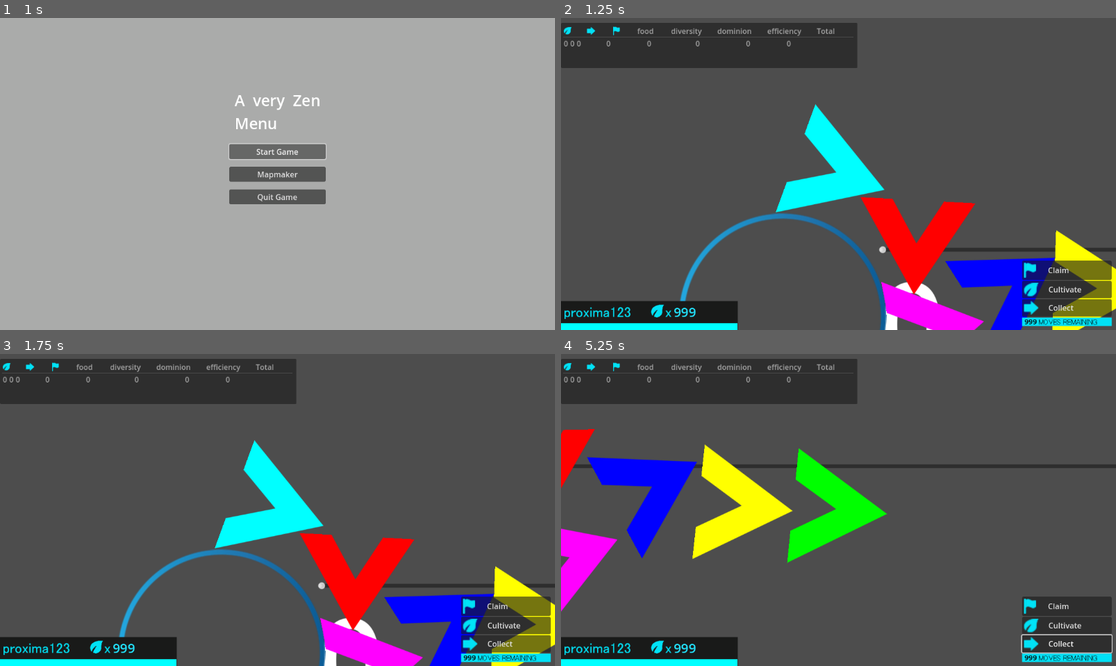
Above: before the commit, frames 1-4 (two rows, left to right).
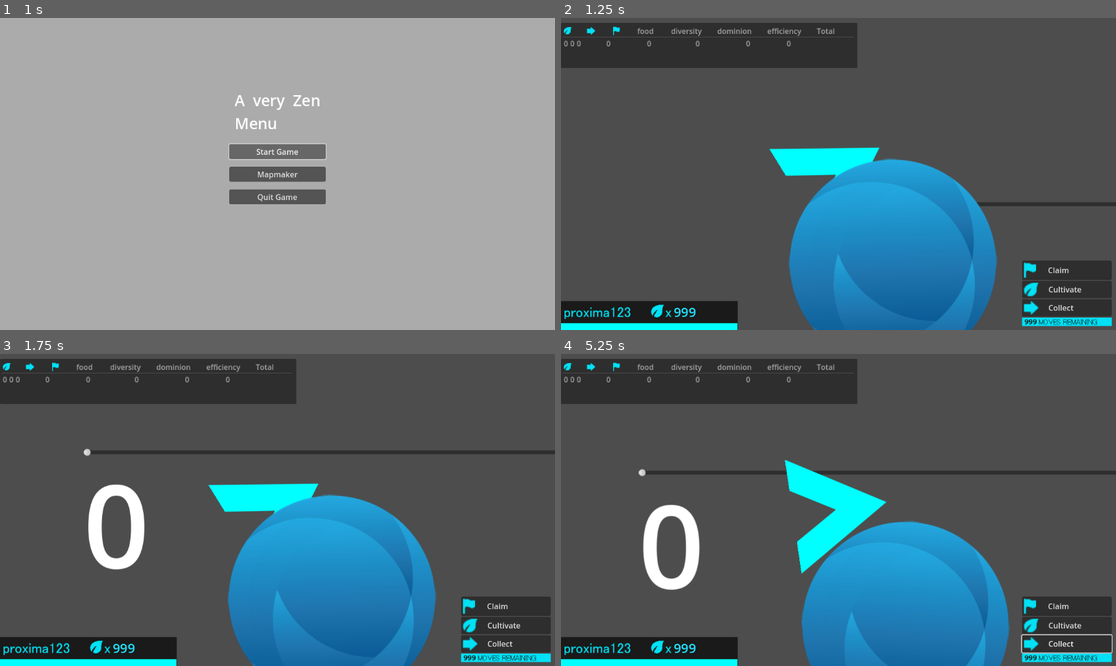
Above: after the commit, the same moments.

Repository: phyto99/Centauri
Game: Godot game, scene res://menu.tscn
The game is run twice, just before and just after one commit, with the same random seed, the same clock (stepped at 60 frames per second) and the same inputs. Sound files missing from this copy of the repository are replaced by a short silence.
Inputs (mouse positions are in pixels of both pictures, inside the frame that each line leads up to):
- Up to frame 1 (1 s): click "Start Game" at 0.5 s
- Up to frame 2 (1.25 s): no input
- Up to frame 3 (1.75 s): tap Enter at 1.25 s; drag from (222, 653) to (333, 441) at 1.27 s
- Up to frame 4 (5.25 s): click "Claim" at 2 s; click "Cultivate" at 2.75 s; click "Collect" at 3.5 s; tap Space (thrust) at 4.25 s; drag from (727, 525) to (810, 572) at 4.27 s; move the mouse to (894, 441) at 5.02 s; hold D (rotate_right) from 5.03 s (still down); tap 3 (collect) at 5.1 s; click (894, 441) at 5.17 s

Frame 1 is identical in both runs. In frame 2, 24% of the frame differs, in the area x 21-100%, y 27-100%; in frame 3, 26%; in frame 4, 27%, in the area x 0-100%, y 24-100%.

Commit message:
feat: ship-planet physics, surface landing, random planets
Physics (1A):
- Planets: layer 2 / mask 2 — collide with planets only
- Ships: layer 1 / mask 1, gravity_scale=0 — float freely, pass through planets
- Each planet grows an Area2D (mask=1) that fires land_on_planet on ship entry

Landing (2A):
- land_on_planet(): snaps ship to surface, matches planet velocity, enters ATTACHED
- ATTACHED _physics_process: maintains surface position each frame
- Orbital movement: left/right slides ship around planet circumference
- Launch: inherit planet linear_velocity + thrust

Sprites:
- Default planet sprite: sapphire.svg; hover: sapphire-open.svg
- Sun: no sprite swap, no tooltip

Game scene:
- 6 procedurally placed planets (random angle, dist 500-1000, size 7-60)
- Players spawn equally spaced on sun surface, face outward
- main.gd reduced to ~30 lines

Co-Authored-By: Claude Sonnet 4.6 <noreply@anthropic.com>

Diff:
--- a/PlanetBuilder.gd
+++ b/PlanetBuilder.gd
@@ -63,8 +63,14 @@
 	add_to_group("planets")
 	planet_name = _generate_planet_name()
 	input_pickable = true
-	mouse_entered.connect(func(): emit_signal("planet_hovered", self))
-	mouse_exited.connect(func(): emit_signal("planet_unhovered"))
+	mouse_entered.connect(func():
+		emit_signal("planet_hovered", self)
+		if not is_sun:
+			outline_sprite.texture = _TEX_HOVER)
+	mouse_exited.connect(func():
+		emit_signal("planet_unhovered")
+		if not is_sun:
+			outline_sprite.texture = _TEX_DEFAULT)
 	position = starting_position
 	setup_collision_and_outline()
 	set_team_color(team_id)
@@ -72,8 +78,25 @@
 	center_position = Vector2.ZERO
 	calculate_hex_order()
 	generate_grid()
+	_setup_surface_area()
 	if is_sun:
 		_setup_as_sun()
+
+func _setup_surface_area() -> void:
+	surface_area = Area2D.new()
+	surface_area.collision_layer = 0
+	surface_area.collision_mask = 1   # detects ships on layer 1
+	var shape_node := CollisionShape2D.new()
+	var circle := CircleShape2D.new()
+	circle.radius = max(surface_radius, 32.0)
+	shape_node.shape = circle
+	surface_area.add_child(shape_node)
+	add_child(surface_area)
+	surface_area.body_entered.connect(_on_ship_entered)
+
+func _on_ship_entered(body: Node) -> void:
+	if body.is_in_group("players") and body.has_method("land_on_planet"):
+		body.land_on_planet(self)
 
 func _setup_as_sun() -> void:
 	add_to_group("sun_planet")
@@ -148,15 +171,19 @@
 			cell_data["stamp"].position = cell_data["pos"]
 
 var glow_sprite: Sprite2D
+var surface_area: Area2D
+var surface_radius: float = 0.0
+
+const _TEX_DEFAULT = preload("res://planet/sapphire.svg")
+const _TEX_HOVER   = preload("res://planet/sapphire-open.svg")
+
 func setup_collision_and_outline():
 	collision_shape = CollisionPolygon2D.new()
 	add_child(collision_shape)
 	outline_sprite = Sprite2D.new()
-	var texture = load("res://planet/sapphire-open.svg")
-	if texture:
-		outline_sprite.texture = texture
-		add_child(outline_sprite)
-		outline_sprite.z_index = 1
+	outline_sprite.texture = _TEX_DEFAULT
+	add_child(outline_sprite)
+	outline_sprite.z_index = 1
 
 	glow_sprite = Sprite2D.new()
 	var glow_texture = load("res://planet/glow.svg")
@@ -340,19 +367,19 @@
 		glow_sprite.visible = true
 
 func update_collision_shape(radius: float):
+	surface_radius = radius
 	var num_points = 32
 	var points = PackedVector2Array()
-
 	for i in range(num_points):
 		var angle = i * PI * 2 / num_points
-		var point = Vector2(
-			cos(angle) * radius,
-			sin(angle) * radius
-		)
-		points.append(point + center_position)
-
+		points.append(Vector2(cos(angle), sin(angle)) * radius + center_position)
 	points.append(points[0])
 	collision_shape.polygon = points
+	# Keep surface detection area in sync
+	if surface_area and surface_area.get_child_count() > 0:
+		var shape_node = surface_area.get_child(0)
+		if shape_node and shape_node.shape is CircleShape2D:
+			shape_node.shape.radius = radius
 
 func on_slider_value_changed(value: float):
 	current_size = int(value)
--- a/main.gd
+++ b/main.gd
@@ -2,43 +2,34 @@
 
 @export var player_scene: PackedScene
 @export var planet_scene: PackedScene
-
-@export var player1_position: Vector2 = Vector2(100, 100)
-@export var player2_position: Vector2 = Vector2(300, 100)
+@export var player_count: int = 5
 
 func _ready():
-	spawn_test_players()
+	spawn_random_planets()
+	spawn_players()
 
-func _sun_radius(sun: Node) -> float:
-	var poly = sun.collision_shape.polygon
-	if poly.size() > 0:
-		return poly[0].length()
-	return 300.0
+func spawn_players() -> void:
+	var sun = get_tree().get_nodes_in_group("sun_planet").front()
+	if not sun or not player_scene:
+		return
+	for i in range(player_count):
+		var angle := i * TAU / player_count - PI / 2
+		var p := player_scene.instantiate()
+		p.team_id = i
+		add_child(p)
+		p.global_position = sun.global_position + Vector2.from_angle(angle) * sun.surface_radius
+		p.call_deferred("land_on_planet", sun)
 
-func spawn_test_players():
-	var sun_list = get_tree().get_nodes_in_group("sun_planet")
-
-	# Configs: [team_id, color_id]
-	var configs = [[0, 1], [1, 2], [1, 3], [1, 4], [1, 5]]
-
-	if not sun_list.is_empty():
-		var sun: Node = sun_list[0]
-		var radius := _sun_radius(sun)
-		for i in range(configs.size()):
-			var angle := i * TAU / configs.size()
-			var dir := Vector2(cos(angle), sin(angle))
-			var player = player_scene.instantiate()
-			player.team_id = configs[i][0]
-			add_child(player)
-			player.global_position = sun.global_position + dir * radius
-			player.set_team_color(configs[i][1])
-			player.attach_to_planet(sun)
-	else:
-		# Fallback: hardcoded positions when no sun exists
-		for i in range(configs.size()):
-			var pos = player1_position if i == 0 else player2_position
-			var player = player_scene.instantiate()
-			player.team_id = configs[i][0]
-			player.global_position = pos
-			add_child(player)
-			player.set_team_color(configs[i][1])
+func spawn_random_planets() -> void:
+	if not planet_scene:
+		return
+	var rng := RandomNumberGenerator.new()
+	rng.randomize()
+	for i in range(6):
+		var angle := i * TAU / 6.0 + rng.randf_range(-0.4, 0.4)
+		var dist  := rng.randf_range(500.0, 1000.0)
+		var size  := rng.randi_range(7, 60)
+		var planet := planet_scene.instantiate()
+		planet.current_size = size
+		planet.position = Vector2.from_angle(angle) * dist
+		add_child(planet)
--- a/planet_tooltip.gd
+++ b/planet_tooltip.gd
@@ -179,6 +179,8 @@
 		_connect_planet(node)
 
 func _connect_planet(planet: Node) -> void:
+	if planet.get("is_sun"):
+		return
 	if not planet.has_signal("planet_hovered"):
 		return
 	if not planet.planet_hovered.is_connected(_on_planet_hovered):
--- a/player.gd
+++ b/player.gd
@@ -5,94 +5,86 @@
 @export var zoom_speed: float = 0.1
 @export var engine_power: float = 1000
 @export var spin_power: float = 40000
-@export var surface_movement_speed: float = 500
-@export var planet_gravity_multiplier: float = 1000.0
+@export var orbital_speed: float = 1.5  # rad/s when moving along surface
 @export var team_id: int = 0
 
-# Fuel system variables
 @export var max_fuel: float = 100.0
-@export var fuel_depletion_rate: float = 10.0  # How quickly fuel depletes when thrusting (units per second)
-@export var base_fuel_regen_rate: float = 2.0  # Base regeneration rate without food (units per second)
-@export var food_fuel_regen_boost: float = 5.0  # Additional regeneration from food (units per second)
-@export var food_to_fuel_ratio: float = 0.5  # How efficiently food converts to fuel (1.0 = 100% efficient)
+@export var fuel_depletion_rate: float = 10.0
+@export var base_fuel_regen_rate: float = 2.0
+@export var food_fuel_regen_boost: float = 5.0
+@export var food_to_fuel_ratio: float = 0.5
 
 @onready var camera = $Camera2D
 @onready var ship_sprite = $ShipSprite
 @onready var thrust_sprite = $ThrustSprite
-@onready var fuel_bar = $CanvasLayer/FuelBar  # Reference to the fuel indicator UI
+@onready var fuel_bar = $CanvasLayer/FuelBar
 
-var thrust = Vector2.ZERO
-var rotation_dir = 0
-var state = IDLE
-var attached_planet = null
-var surface_normal = Vector2.ZERO
-var original_gravity_scale = 1.0
+var thrust := Vector2.ZERO
+var rotation_dir := 0
+var state := IDLE
+var attached_planet: Node = null
+var surface_normal := Vector2.ZERO
 var current_fuel: float = 0.0
-var food_amount: float = 0.0  # Food storage for conversion to fuel
+var food_amount: float = 0.0
 
 var team_colors = [
-	Color(0, 1, 1, 1),  # Cyan
-	Color(1, 0, 1, 1),  # Magenta
-	Color(0, 1, 0, 1),  # Lime
-	Color(1, 1, 0, 1),  # Lime
-	Color(0, 0, 1, 1),  # Lime
-	Color(1, 0, 0, 1),  # Lime
-	Color(0, 0.5, 0, 1)  # Lime
+	Color(0, 1, 1, 1),
+	Color(1, 0, 1, 1),
+	Color(0, 1, 0, 1),
+	Color(1, 1, 0, 1),
+	Color(0, 0, 1, 1),
+	Color(1, 0, 0, 1),
+	Color(0, 0.5, 0, 1),
 ]
 
 func _ready():
 	thrust_sprite.visible = false
-	original_gravity_scale = gravity_scale
-	current_fuel = max_fuel  # Start with full fuel
-
-	# Set team color based on team_id
+	current_fuel = max_fuel
+	gravity_scale = 0.0         # ships float freely in space
+	collision_layer = 1         # ships are on layer 1
+	collision_mask = 1          # ships only collide with other ships / food
 	set_team_color(team_id)
 	add_to_group("players")
-
-	# Create fuel bar UI if it doesn't exist
-	if !is_instance_valid(fuel_bar):
-		var canvas_layer = CanvasLayer.new()
-		canvas_layer.name = "CanvasLayer"
-		add_child(canvas_layer)
-
-		var fuel_bar_rect = ColorRect.new()
-		fuel_bar_rect.name = "FuelBar"
-		fuel_bar_rect.color = Color(0, 0.8, 0, 1)  # Green fuel bar
-		fuel_bar_rect.size = Vector2(366, 14)
-		fuel_bar_rect.position = Vector2(0, get_viewport_rect().size.y - 14)
-		canvas_layer.add_child(fuel_bar_rect)
-
-		fuel_bar = fuel_bar_rect
-
-		print("Fuel bar created")
+	if not is_instance_valid(fuel_bar):
+		_create_fuel_bar()
 
 func set_team_color(id):
 	var material = ship_sprite.material
 	if material:
-		# Create a unique material instance for each ship
 		material = material.duplicate()
 		ship_sprite.material = material
+		material.set_shader_parameter("team_color", team_colors[id % team_colors.size()])
 
-		# Use modulo to handle cases where team_id is greater than the number of colors
-		var color_index = id % team_colors.size()
-		material.set_shader_parameter("team_color", team_colors[color_index])
+func land_on_planet(planet: Node) -> void:
+	if state == ATTACHED:
+		return
+	attached_planet = planet
+	surface_normal = (global_position - planet.global_position).normalized()
+	if surface_normal == Vector2.ZERO:
+		surface_normal = Vector2.UP
+	global_position = planet.global_position + surface_normal * planet.surface_radius
+	global_rotation = surface_normal.angle() + PI / 2
+	linear_velocity = planet.linear_velocity
+	change_state(ATTACHED)
+
+func detach_from_planet() -> void:
+	var planet_vel = attached_planet.linear_velocity if attached_planet else Vector2.ZERO
+	attached_planet = null
+	surface_normal = Vector2.ZERO
+	linear_velocity = planet_vel
+	change_state(MOVING)
 
 func change_state(new_state):
 	if state == new_state:
 		return
 	match new_state:
 		IDLE:
-			$CollisionPolygon2D.set_deferred("disabled", false)
 			thrust_sprite.visible = false
 		MOVING:
-			$CollisionPolygon2D.set_deferred("disabled", false)
 			thrust_sprite.visible = true
 		STUNNED:
-			$CollisionPolygon2D.set_deferred("disabled", false)
 			thrust_sprite.visible = false
 		ATTACHED:
-			# Keep collision enabled when attached to planet surface
-			$CollisionPolygon2D.set_deferred("disabled", false)
 			thrust_sprite.visible = false
 	state = new_state
 
@@ -104,152 +96,90 @@
 			elif event.button_index == MOUSE_BUTTON_WHEEL_DOWN:
 				camera.zoom *= (1 - zoom_speed)
 
-func get_input():
+func get_input(delta: float):
 	thrust = Vector2.ZERO
 	rotation_dir = 0
 
-	# If attached to a planet
 	if state == ATTACHED and attached_planet:
-		# Allow rotation on the planet surface
+		# Orbital movement: left/right slides along planet surface
+		var orbit = Input.get_axis("move_left", "move_right")
+		if orbit != 0.0:
+			var angle = surface_normal.angle() + orbit * orbital_speed * delta
+			surface_normal = Vector2.from_angle(angle)
+
+		# Rotate ship sprite independently
 		rotation_dir = Input.get_axis("rotate_left", "rotate_right")
 
-		# Surface movement perpendicular to surface normal
-		var surface_movement = Vector2.ZERO
-		if Input.is_action_pressed("move_left"):
-			surface_movement = -surface_normal.rotated(PI/2) * surface_movement_speed
-		elif Input.is_action_pressed("move_right"):
-			surface_movement = surface_normal.rotated(PI/2) * surface_movement_speed
-
-		# When thrusting while attached to planet, disable planet collision
+		# Launch
 		if Input.is_action_pressed("thrust") and has_fuel():
-			# Disable the planet's collision shape
-			if attached_planet.has_method("disable_collision"):
-				attached_planet.disable_collision()
-			else:
-				# Fallback if the planet doesn't have the method
-				var collision_shapes = attached_planet.get_children()
-				for shape in collision_shapes:
-					if shape is CollisionShape2D or shape is CollisionPolygon2D:
-						shape.set_deferred("disabled", true)
-
-			# Start thrusting to pass through the planet
+			detach_from_planet()
 			thrust = transform.x * engine_power
-			change_state(MOVING)
 			return
 
-		# Apply surface movement
-		linear_velocity = surface_movement
+		# No constant force while attached
 		return
 
-	# Regular ship controls when not attached
 	if Input.is_action_pressed("thrust") and has_fuel():
 		thrust = transform.x * engine_power
 		change_state(MOVING)
 	else:
 		change_state(IDLE)
-
 	rotation_dir = Input.get_axis("rotate_left", "rotate_right")
 
 func has_fuel() -> bool:
 	return current_fuel > 0
 
 func update_fuel(delta):
-	# Deplete fuel when thrusting
 	if thrust.length() > 0:
 		current_fuel -= fuel_depletion_rate * delta
-		current_fuel = max(0, current_fuel)  # Ensure fuel doesn't go negative
+		current_fuel = max(0, current_fuel)
 	else:
-		# Always regenerate fuel at base rate when not thrusting
-		var regen_amount = base_fuel_regen_rate * delta
-
-		# Add boost from food if available
+		var regen = base_fuel_regen_rate * delta
 		if food_amount > 0:
-			# Calculate how much food to use this frame
 			var food_used = min(food_amount, delta)
 			food_amount -= food_used
-
-			# Add boosted regeneration from food
-			regen_amount += food_used * food_to_fuel_ratio * food_fuel_regen_boost
-
-			# Debug output
-			# print("Food used: ", food_used, " Food left: ", food_amount)
-
-		# Apply regeneration
-		current_fuel += regen_amount
-		current_fuel = min(current_fuel, max_fuel)  # Cap at maximum
-
-		# Debug output for regeneration
-		# print("Regenerated: ", regen_amount, " Current fuel: ", current_fuel)
-
-	# Update fuel bar visual
+			regen += food_used * food_to_fuel_ratio * food_fuel_regen_boost
+		current_fuel = min(current_fuel + regen, max_fuel)
 	update_fuel_bar()
 
 func update_fuel_bar():
 	if is_instance_valid(fuel_bar):
-		var fuel_percent = current_fuel / max_fuel
-		fuel_bar.size.x = 366 * fuel_percent  # Base width is 200
+		fuel_bar.size.x = 366 * (current_fuel / max_fuel)
 		fuel_bar.color = Color(0, 1, 1, 1)
-	else:
-		# If fuel bar somehow got deleted, recreate it
-		print("Fuel bar not found, recreating")
-		_ready()
 
 func collect_food(amount):
 	food_amount += amount
-	print("Food collected: ", amount, " Total: ", food_amount)
 
 func _process(delta):
-	get_input()
+	get_input(delta)
 	update_fuel(delta)
 
-func _physics_process(_delta):
+func _physics_process(delta):
 	if state == ATTACHED and attached_planet:
-		# Align ship to planet surface
-		global_rotation = surface_normal.angle() + PI/2
+		# Keep ship locked to planet surface
+		global_position = attached_planet.global_position + surface_normal * attached_planet.surface_radius
+		linear_velocity = attached_planet.linear_velocity
+		global_rotation = surface_normal.angle() + PI / 2
+		constant_force = Vector2.ZERO
+		constant_torque = 0.0
+		return
 
 	constant_force = thrust
 	constant_torque = rotation_dir * spin_power
 
-func attach_to_planet(planet):
-	# Store reference to the planet
-	attached_planet = planet
+func _on_body_entered(body):
+	if body.is_in_group("food"):
+		collect_food(body.food_value if "food_value" in body else 10.0)
+		body.queue_free()
 
-	# Calculate surface normal pointing away from planet center
-	surface_normal = (global_position - planet.global_position).normalized()
-
-	# Change to attached state
-	change_state(ATTACHED)
-
-	# Increase gravity scale by multiplier
-	gravity_scale = original_gravity_scale * planet_gravity_multiplier
-
-	# Align ship to planet surface
-	global_rotation = surface_normal.angle() + PI/2
-
-func detach_from_planet():
-	# Reset gravity scale
-	gravity_scale = original_gravity_scale
-	# Reset to moving state
-	change_state(MOVING)
-	# Re-enable planet collision if it was disabled
-	if attached_planet:
-		if attached_planet.has_method("enable_collision"):
-			attached_planet.enable_collision()
-		else:
-			# Fallback if the planet doesn't have the method
-			var collision_shapes = attached_planet.get_children()
-			for shape in collision_shapes:
-				if shape is CollisionShape2D or shape is CollisionPolygon2D:
-					shape.set_deferred("disabled", false)
-	# Clear planet references
-	attached_planet = null
-	surface_normal = Vector2.ZERO
-
-func _on_body_entered(body):
-	if body.is_in_group("planets") and state != ATTACHED:
-		attach_to_planet(body)
-
-	# Food collection
-	if body.is_in_group("food"):
-		collect_food(body.food_value if "food_value" in body else 10.0)  # Default to 10 if no food_value
-		body.queue_free()  # Remove the food object
+func _create_fuel_bar():
+	var cl = CanvasLayer.new()
+	cl.name = "CanvasLayer"
+	add_child(cl)
+	var bar = ColorRect.new()
+	bar.name = "FuelBar"
+	bar.color = Color(0, 1, 1, 1)
+	bar.size = Vector2(366, 14)
+	bar.position = Vector2(0, get_viewport_rect().size.y - 14)
+	cl.add_child(bar)
+	fuel_bar = bar
